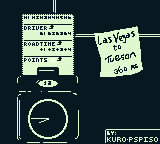
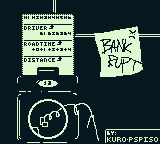
Comparing the layer stacks of the two 160 x 144 images. Changes:
added layer "Layer 7" above "Layer 4 copy" over [24, 30, 142, 141]
painted on "Layer 6" over [24, 57, 56, 63]
